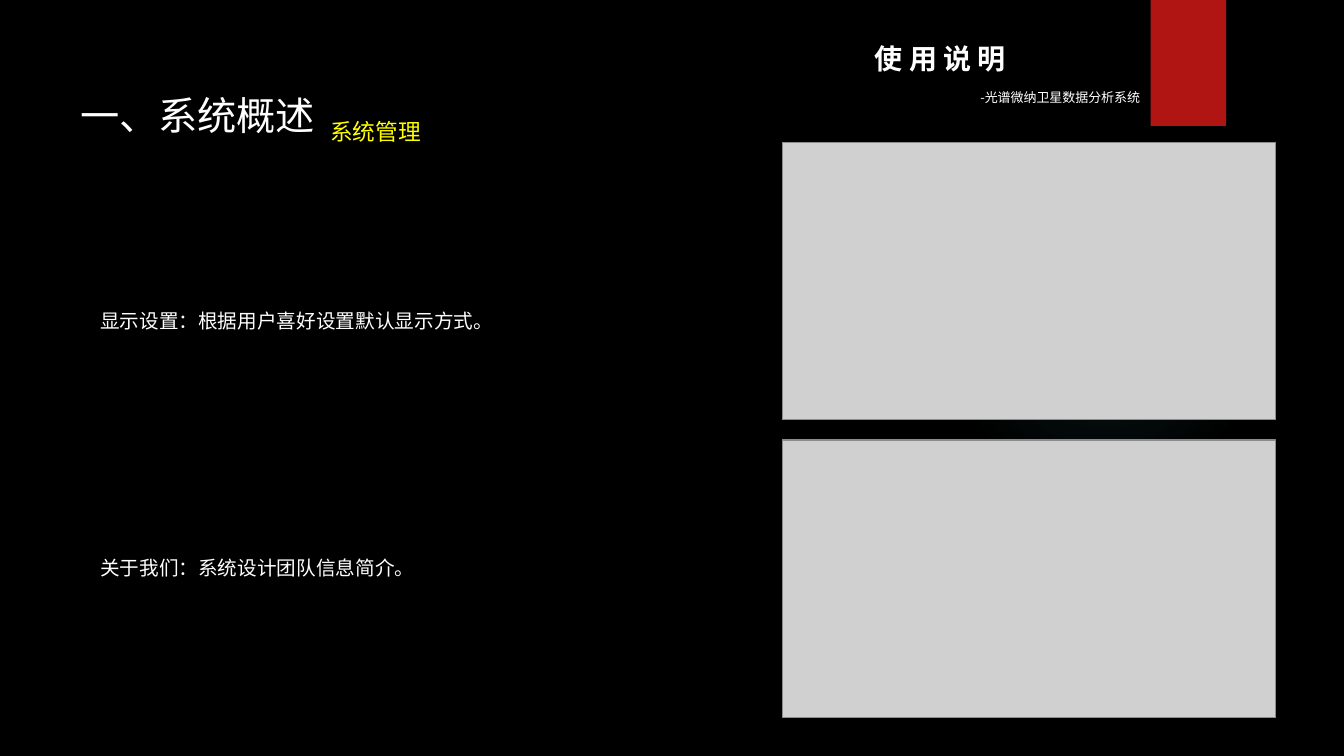
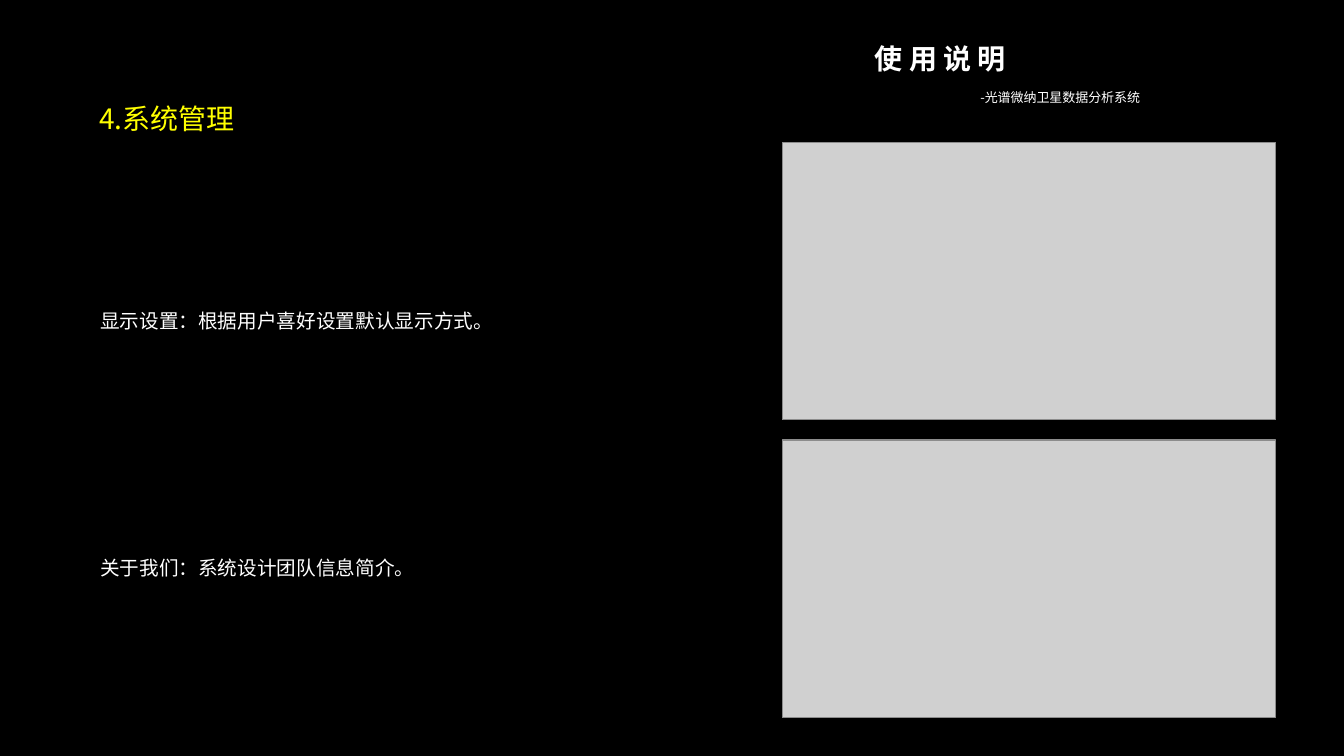
Before and after one commit to Levikov/Spectra, a slide deck: slide 9 of Spectra/image/Spectra使用说明&演示.pptx. Drawn at 1344x756 pixels with LibreOffice and Linux fonts; fonts in the diff are those of the drawing; grey boxes stand for pictures; background and template pictures are left out. Boxes give left, top, right and bottom in pixels: in the first picture for what was removed or moved away, otherwise in the second. Text is boxed around its words. In the diff, an @@ line names an element or a change of style, - is before the commit and + after.

```diff
--- a/Spectra/image/Spectra使用说明&演示.pptx
+++ b/Spectra/image/Spectra使用说明&演示.pptx
@@ rectangle removed at (1150, 0, 1226, 126) @@
@@ text at (99, 105, 235, 132): text changed; size 28 to 20 pt; text colour #FFFFFF to #FFFF00 @@
-一、系统概述 系统管理
+4.系统管理
```
Also in this commit, not shown: 8 other slides changed, 16 slides added.
